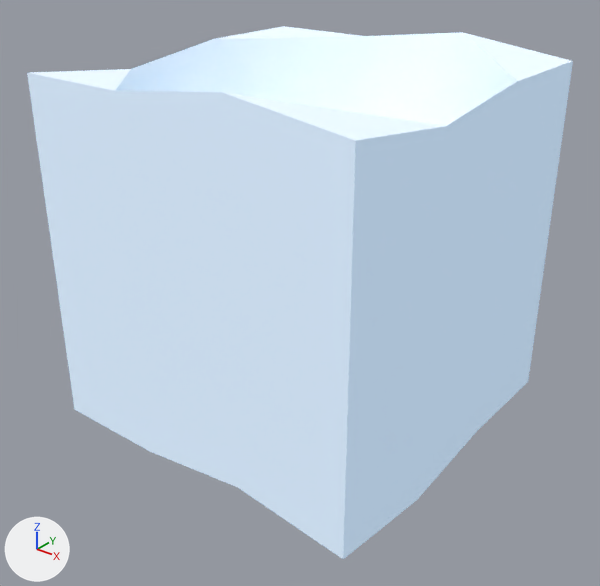
The FBX model Assets/Art/Assets/textured/tiles/block_dug2.FBX as it was, and as the next commit left it.
Rendered twice from a 50 mm lens placed at (2.347, 1.279, 0.41), pointed at (1.018, 2.94, -0.62). The lights are fixed; the arrows at lower left show +X, +Y and +Z. Where no turn or scale is listed for an object, it has been applied to the vertices.

The first picture shows 'block_dug2'.
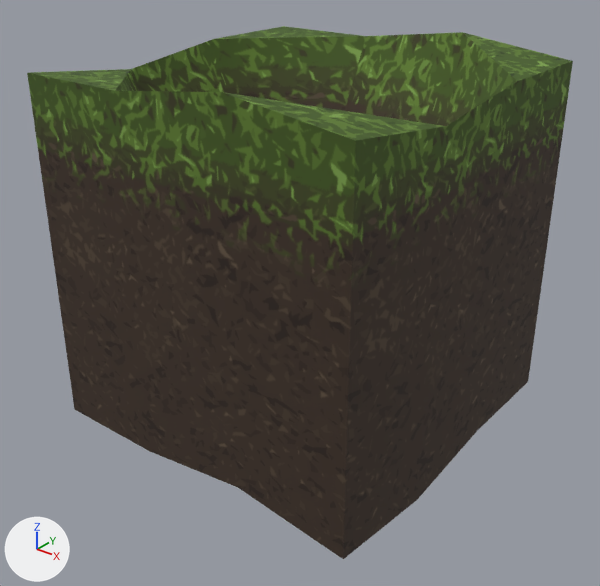
The newer file is also turned or shifted as a whole; pictures and numbers use the older file's frame.

The change, as JSON lines over the scene's bpy script:
```json
{"op": "add", "block": "img_grass_texture_png", "code": ["img_grass_texture_png = load_image('grass_texture.png', 'textures/grass_texture.png', 512, 512, 'sRGB')"]}
{"op": "add", "block": "img_dirt_texture_png", "code": ["img_dirt_texture_png = load_image('dirt_texture.png', 'textures/dirt_texture.png', 512, 512, 'sRGB')"]}
{"op": "add", "block": "img_dirtgrass_texture_png", "code": ["img_dirtgrass_texture_png = load_image('dirtgrass_texture.png', 'textures/dirtgrass_texture.png', 512, 512, 'sRGB')"]}
{"op": "add", "block": "mat_material__4", "code": ["mat_material__4 = principled_material('Material #4')", "mat_material__4.texture = img_grass_texture_png", "mat_material__4.roughness = 0.859"]}
{"op": "add", "block": "mat_material__33", "code": ["mat_material__33 = principled_material('Material #33')", "mat_material__33.texture = img_dirt_texture_png", "mat_material__33.roughness = 0.859"]}
{"op": "add", "block": "mat_material__32", "code": ["mat_material__32 = principled_material('Material #32')", "mat_material__32.texture = img_dirtgrass_texture_png", "mat_material__32.roughness = 0.859"]}
{"block": "me_mesh", "where": "me_mesh.from_pydata(...)  # 56 vertices, 58 faces; spans x -0.5..0.5, y -0.5..0.5, z -1.041..0.043"}
{"block": "me_mesh", "where": "# used by ob_block_dug2; location = (1.0, 3.0, 0.0)"}
{"block": "me_mesh", "change": "me_mesh part 1: all 4 faces centred in x -0.389..0.389, y -0.389..0.389, z -0.014..0.014 switch from mat_material__84 (white #ffffff) to mat_material__4 (picture img_grass_texture_png)"}
{"block": "me_mesh", "change": "me_mesh part 2: all 45 faces centred in x -0.5..0.5, y -0.5..0.5, z -0.844..-0.156 switch from mat_material__84 (white #ffffff) to mat_material__32 (picture img_dirtgrass_texture_png)"}
{"op": "add", "block": "me_mesh", "code": "me_mesh.materials.append(mat_material__33)  # picture img_dirt_texture_png"}
```

What differs and where, as boxes (x1, y1, x2, y2) in the pictures (600 x 586 px):
```json
{"part": 1, "of": "me_mesh", "change": "recoloured", "before": [30, 26, 571, 141], "after": [30, 26, 571, 141], "on screen": "white to green"}
{"part": 2, "of": "me_mesh", "change": "recoloured", "before": [27, 32, 573, 559], "after": [27, 32, 573, 559]}
```
